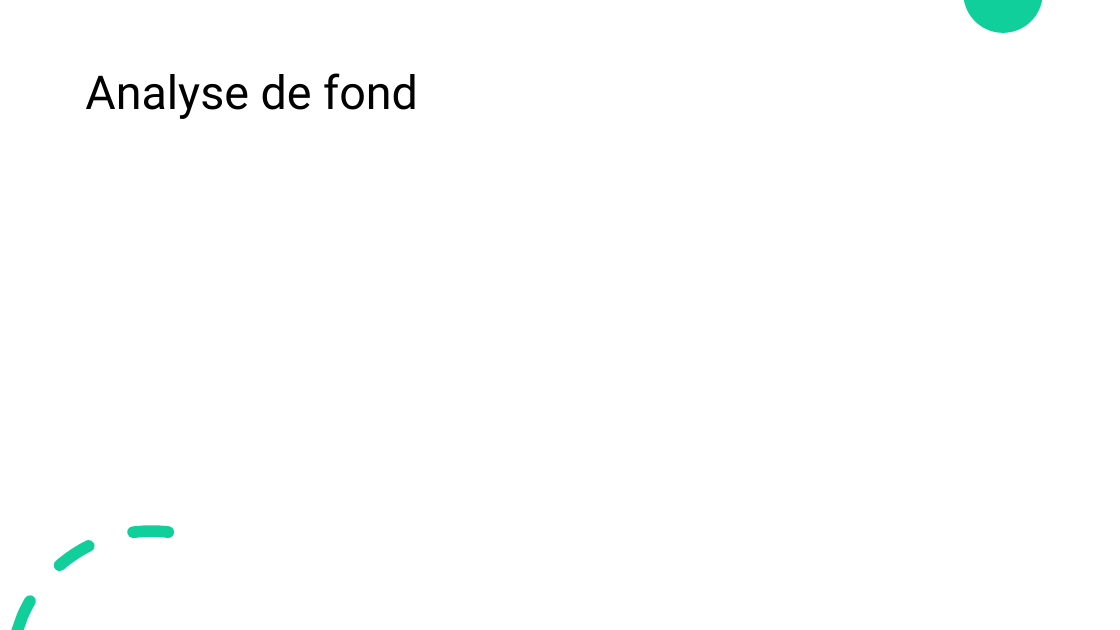
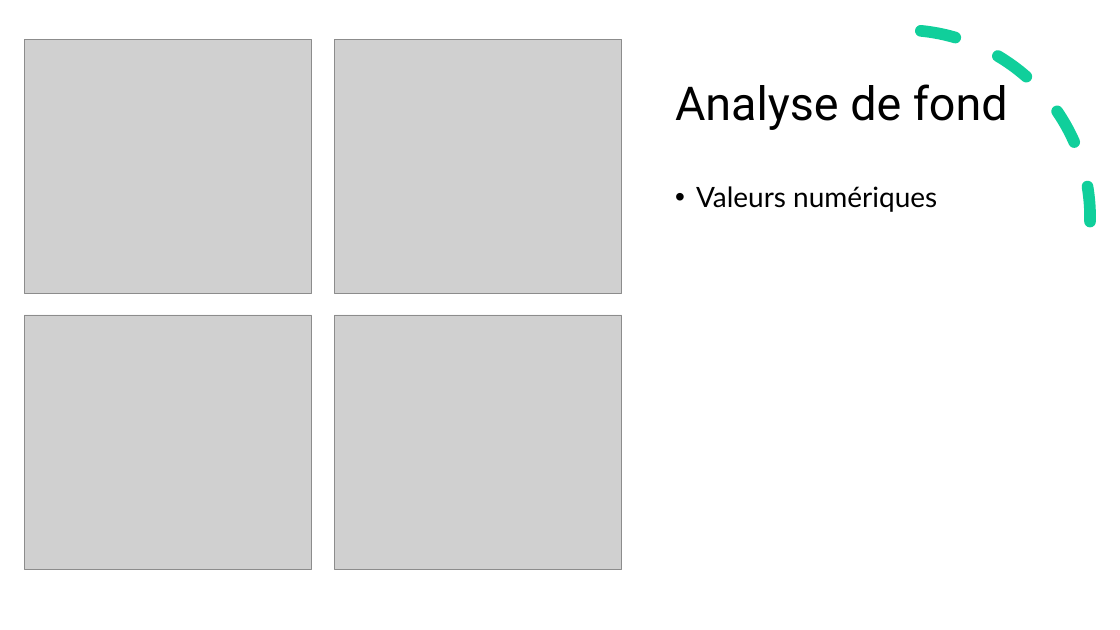
Before and after one commit to Seb-IX/Projet_4, a slide deck: slide 8 of Présentation/P04_02_presentation.pptx. Drawn at 1120x630 pixels with LibreOffice and Linux fonts; fonts in the diff are those of the drawing; grey boxes stand for pictures. Boxes give left, top, right and bottom in pixels: in the first picture for what was removed or moved away, otherwise in the second. Text is boxed around its words. In the diff, an @@ line names an element or a change of style, - is before the commit and + after.

```diff
--- a/Présentation/P04_02_presentation.pptx
+++ b/Présentation/P04_02_presentation.pptx
@@ rectangle added at [0,0,1120,630], fill #FFFFFF @@
@@ arc (boxed as its full ellipse) added at [698,13,1108,423], outline #10CF9B 10 pt dashed @@
@@ picture added at [24,39,312,294] @@
@@ picture added at [335,39,623,294] @@
@@ title "Analyse de fond": place and size @@
-title "Analyse de fond" at [85,73,418,119]
+title "Analyse de fond" at [675,84,1008,130]
@@ text added at [696,186,937,212], 24 pt, text #000000 @@
+• Valeurs numériques
@@ picture added at [24,315,312,570] @@
@@ picture added at [335,315,623,570] @@
```
Also in this commit, not shown: 13 slides added, 7 slides removed, 3 other files.
